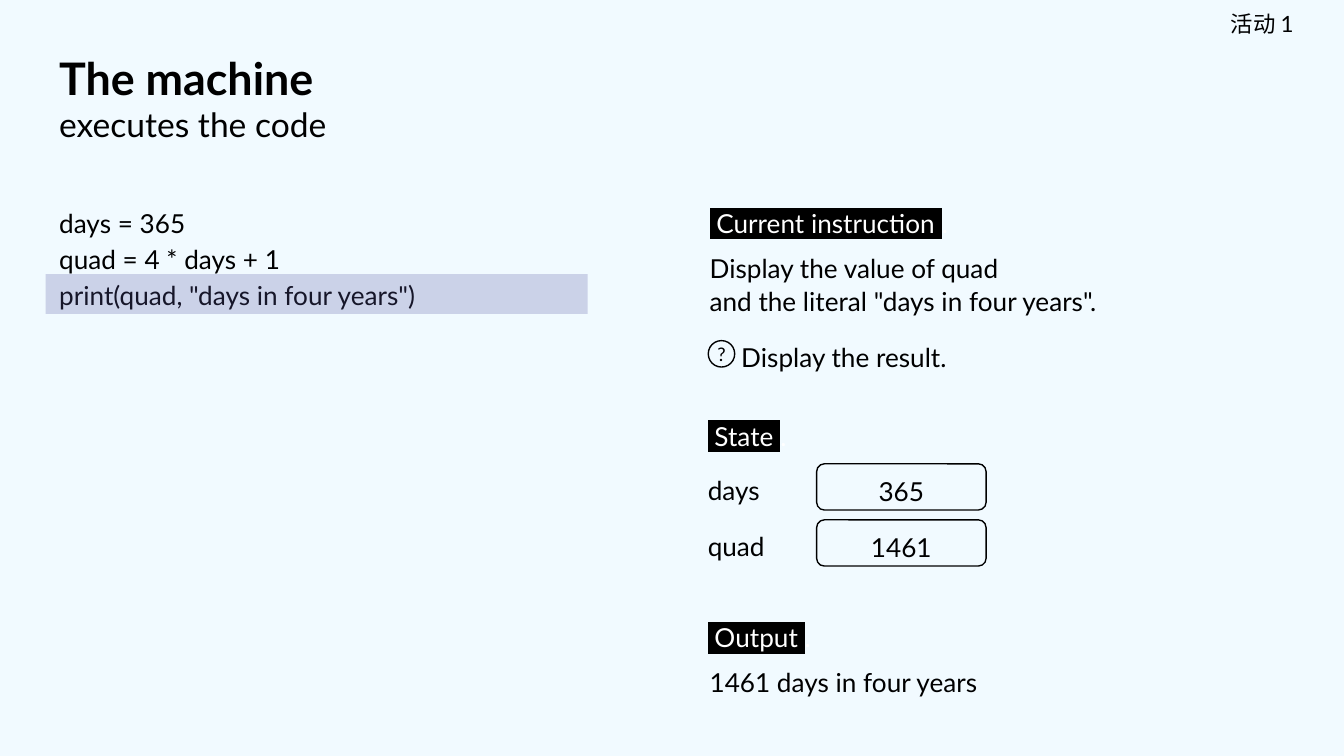
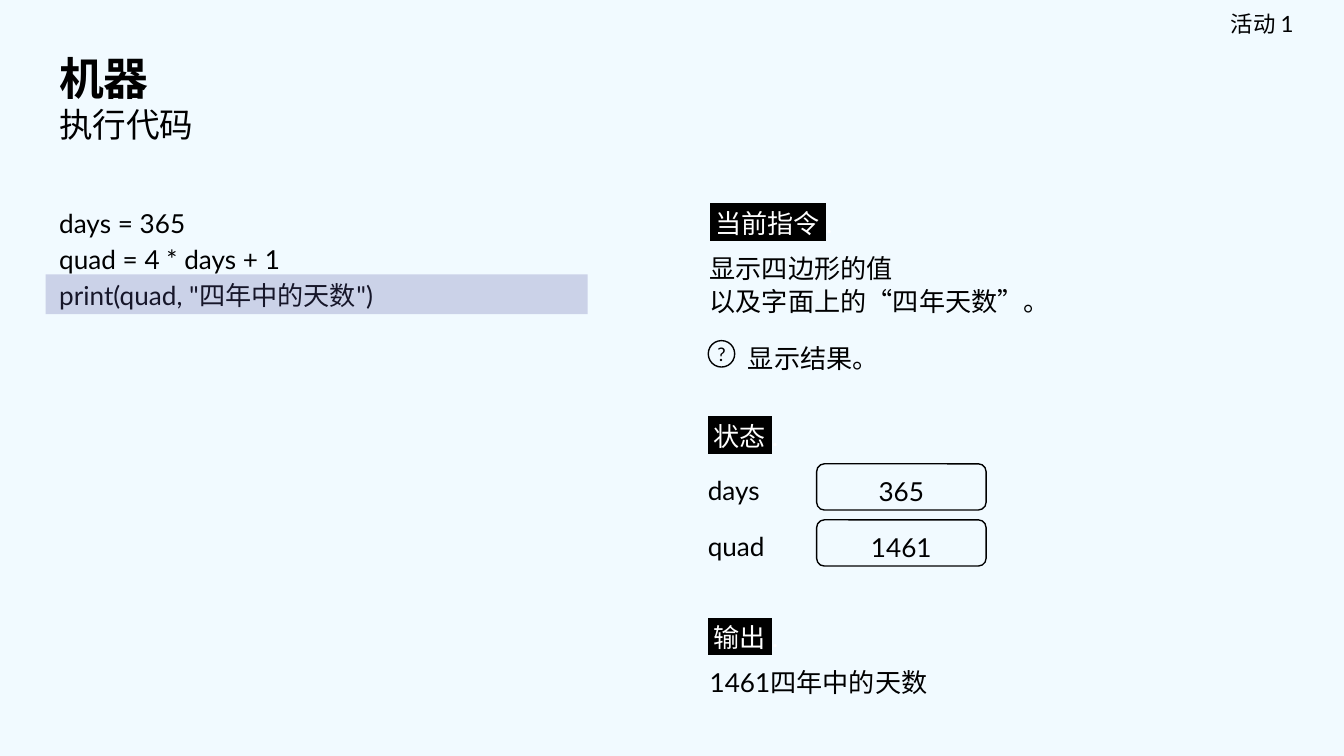
Before and after one commit to Canyu-Liu/RPI-Foundation-Computing-Curriculum-ZH-CN, a slide deck: slide 12 of 计算机课程/关键阶段四/八年级/U6 - Python编程入门/L2 - 处理数据/L2 - Python编程入门 - 八年级.pptx. Drawn at 1344x756 pixels with LibreOffice and Linux fonts; fonts in the diff are those of the drawing. Boxes give left, top, right and bottom in pixels: in the first picture for what was removed or moved away, otherwise in the second. Text is boxed around its words. In the diff, an @@ line names an element or a change of style, - is before the commit and + after.

```diff
--- a/计算机课程/关键阶段四/八年级/U6 - Python编程入门/L2 - 处理数据/L2 - Python编程入门 - 八年级.pptx
+++ b/计算机课程/关键阶段四/八年级/U6 - Python编程入门/L2 - 处理数据/L2 - Python编程入门 - 八年级.pptx
@@ text at box(59, 57, 193, 140): text changed @@
-The machine
-executes the code
+机器
+执行代码
@@ text at box(715, 211, 820, 235): text changed @@
-Current instruction .
+当前指令 .
@@ text at box(710, 256, 893, 280): text changed @@
-Display the value of quad
+显示四边形的值
@@ text at box(59, 283, 373, 310): text changed @@
-print(quad, "days in four years")
+print(quad, "四年中的天数")
@@ text at box(710, 289, 1050, 313): text changed @@
-and the literal "days in four years".
+以及字面上的“四年天数”。
@@ text at box(748, 346, 879, 370): text changed @@
-Display the result.
+显示结果。
@@ text at box(714, 424, 766, 448): text changed @@
-State .
+状态 .
@@ text at box(714, 625, 766, 649): text changed @@
-Output .
+输出 .
@@ text at box(710, 670, 928, 694): text changed @@
-1461 days in four years
+1461四年中的天数
```
Also in this commit, not shown: 5 other slides changed, 2 slides added, 2 slides removed, 2 other files.
